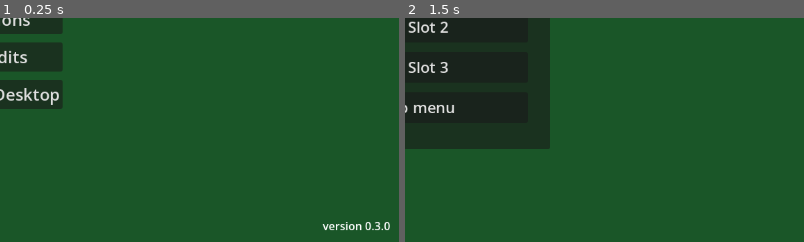
Above: before the commit, frames 1-2 (left to right).
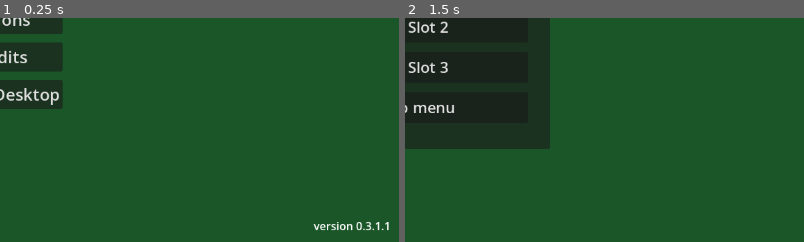
Above: after the commit, the same moments.

Repository: MatGalos/project-agriculural-life
Game: Godot game, scene res://Scenes/UIs/Menus/LaunchMenu/MainMenu.tscn
Same seed, same stepped clock (60 frames per second), same inputs: the game is played once before the commit and once after it.
Inputs:
- Up to frame 1 (0.25 s): no input
- Up to frame 2 (1.5 s): click "Start the game" at 0.5 s; click "Start the game" at 1.25 s
The pictures show only the part of the screen within x 50-100%, y 50-100%; the shares and areas given below are measured in that part.

The runs differ from the first frame. In frame 1, 0.4% of the frame differs, in the area x 78-98%, y 91-95%; in frame 2, nothing differs.

Commit message:
fixed camera module

Diff:
--- a/Scripts/Player/CharacterController.gd
+++ b/Scripts/Player/CharacterController.gd
@@ -97,7 +97,7 @@
 	camera_pivot.rotate_y(-mouse_motion.relative.x * mouse_sensitivity)
 
 	pitch -= mouse_motion.relative.y * mouse_sensitivity
-	pitch = clamp(pitch, deg_to_rad(-45), deg_to_rad(35))
+	pitch = clamp(pitch, deg_to_rad(-75), deg_to_rad(35))
 	camera_pivot.rotation.x = pitch
 
 
--- a/project.godot
+++ b/project.godot
@@ -11,7 +11,7 @@
 [application]
 
 config/name="Project_Agricultural_life"
-config/version="0.3.0"
+config/version="0.3.1.1"
 run/main_scene="uid://bg2wnf0pafkqt"
 config/features=PackedStringArray("4.6", "Forward Plus")
 config/icon="res://Assets/Icons/AppIcons/icon.svg"
Not shown, changed: README.md
